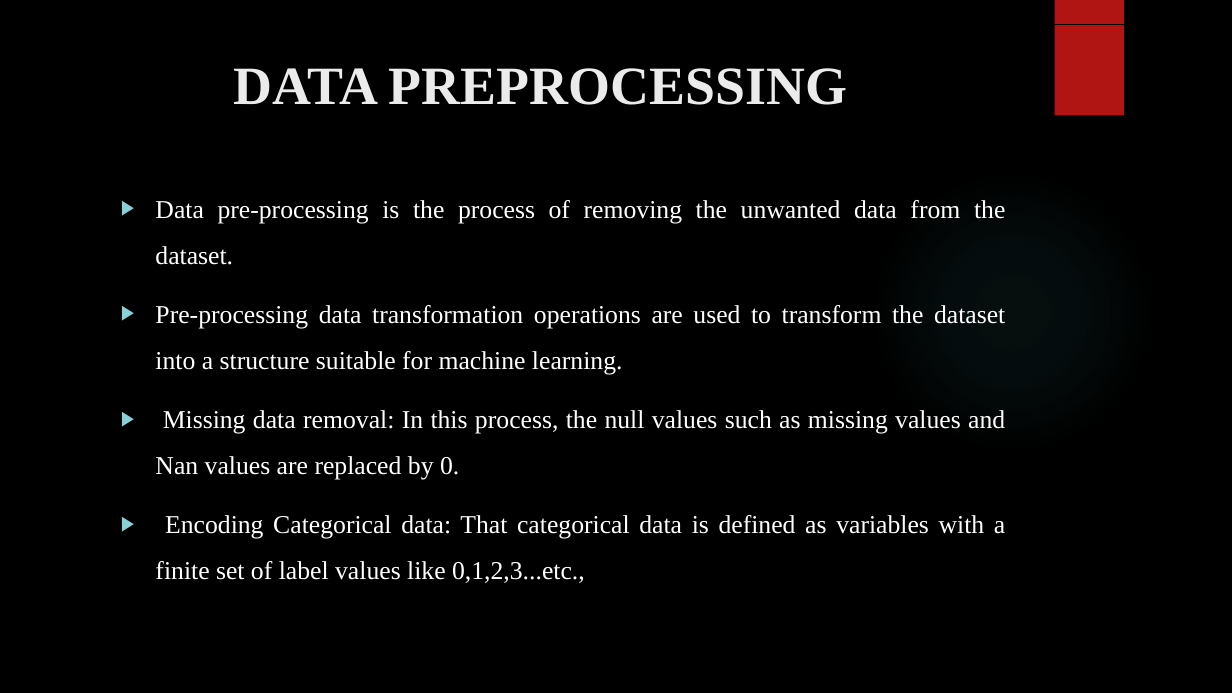
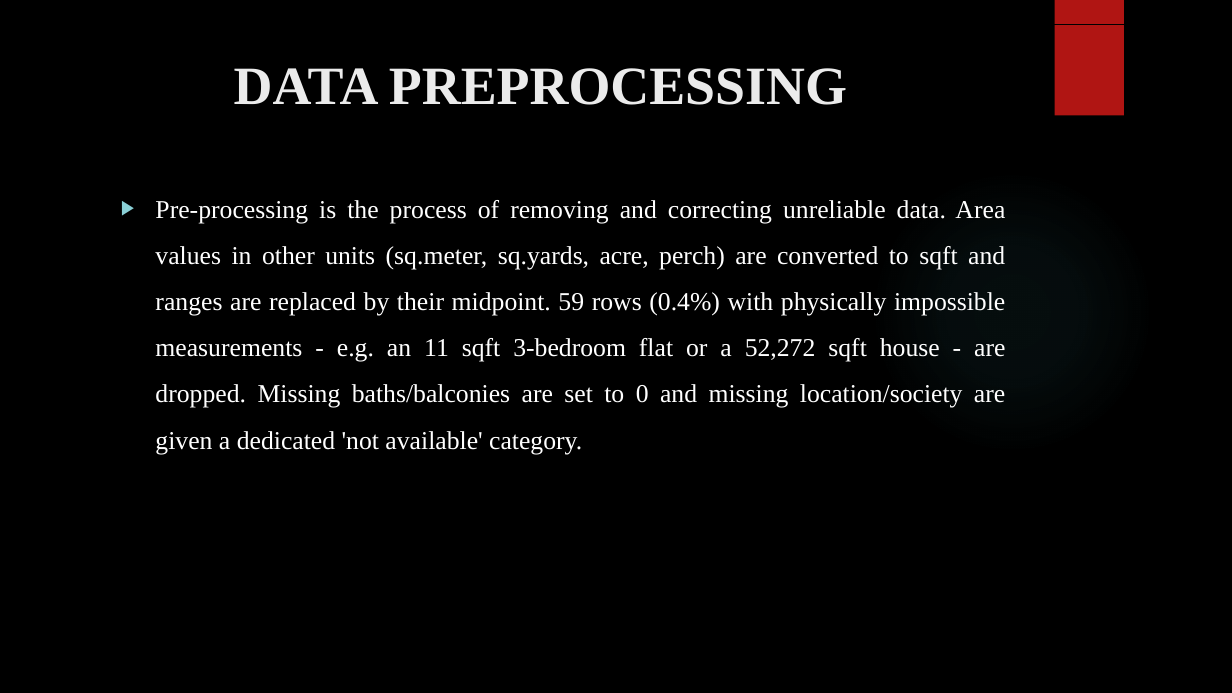
Before and after one commit to abustark/HOUSE-PRICE-PREDICTION-USING-MACHINE-LEARNING-ALGORITHMS, a slide deck: slide 13 of docs/House Price.pptx. Drawn at 1232x693 pixels with LibreOffice and Linux fonts; fonts in the diff are those of the drawing; background and template pictures are left out. Boxes give left, top, right and bottom in pixels: in the first picture for what was removed or moved away, otherwise in the second. Text is boxed around its words. In the diff, an @@ line names an element or a change of style, - is before the commit and + after.

```diff
--- a/docs/House Price.pptx
+++ b/docs/House Price.pptx
@@ text at <box>155,200,1005,454</box>: text changed @@
-▶ Data pre-processing is the process of removing the unwanted data from the dataset.
-▶ Pre-processing data transformation operations are used to transform the dataset into a structure suitable for machine learning.
-▶ Missing data removal: In this process, the null values such as missing values and Nan values are replaced by 0.
-▶ Encoding Categorical data: That categorical data is defined as variables with a finite set of label values like 0,1,2,3...etc.,
+▶ Pre-processing is the process of removing and correcting unreliable data. Area values in other units (sq.meter, sq.yards, acre, perch) are converted to sqft and ranges are replaced by their midpoint. 59 rows (0.4%) with physically impossible measurements - e.g. an 11 sqft 3-bedroom flat or a 52,272 sqft house - are dropped. Missing baths/balconies are set to 0 and missing location/society are given a dedicated 'not available' category.
```
Also in this commit, not shown: 19 other slides changed, 1 slide added, 1 slide removed, 1 other file.
